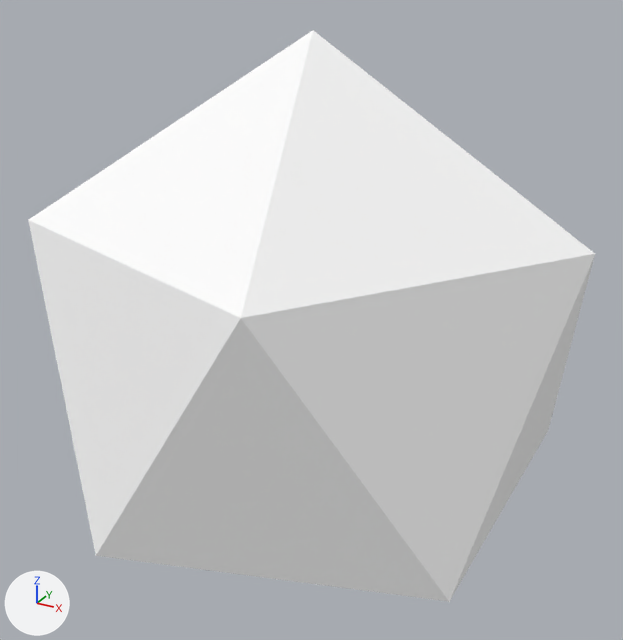
A saved change to the glTF model static/d20.glb.
Camera for both pictures: a camera (50 mm lens) standing at (5.2, -9.5, 4.97) and looking at (-0.06, 0.06, 0.19). The axes (+X, +Y, +Z) are drawn at lower left. The lights are the same throughout. Vertices at the same position are counted once.

Objects in the first picture: 'd20'.
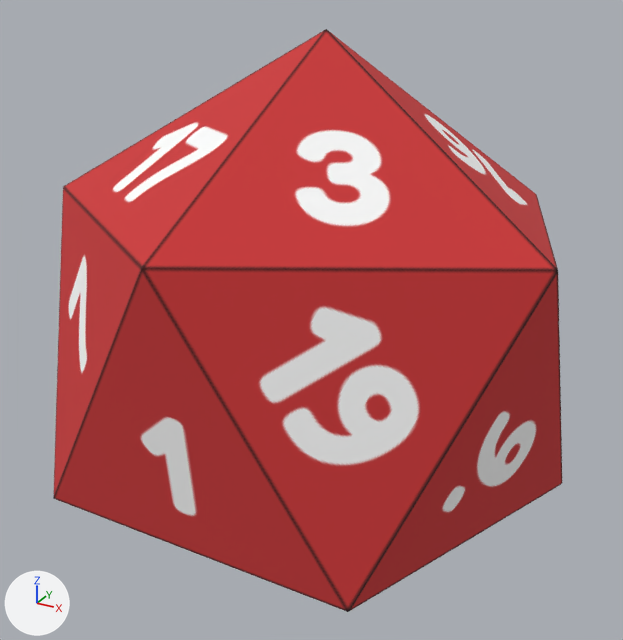
Boxes (x1, y1, x2, y2) around the edits, measured in the pictures (623 x 640 px):
'd20', surface changed, reshaped (white to red, 10% narrower): before (28, 30, 595, 602); after (53, 29, 562, 612)

Edits to the bpy script that builds the scene:
```text
Add img_d20:
    img_d20 = load_image('d20', '_unpacked/d20', 4096, 4096, 'sRGB')
Change mat_dice:
    remove mat_dice.base_color = (1.0, 1.0, 1.0)  # white #ffffff
    add mat_dice.texture = img_d20
Change me_icosphere:
    where me_icosphere.from_pydata(...)  # 12 vertices, 20 faces; spans x -3.58..3.58, y -3.4..3.4, z -4.0..4.0
    used by ob_d20; location = (0.0, 0.0, 0.0)
    me_icosphere part 1: the whole mesh is multiplied about its middle by the matrix ((0.951, -0.31, 0.003), (-0.164, -0.494, 0.854), (-0.264, -0.812, -0.521))
```
